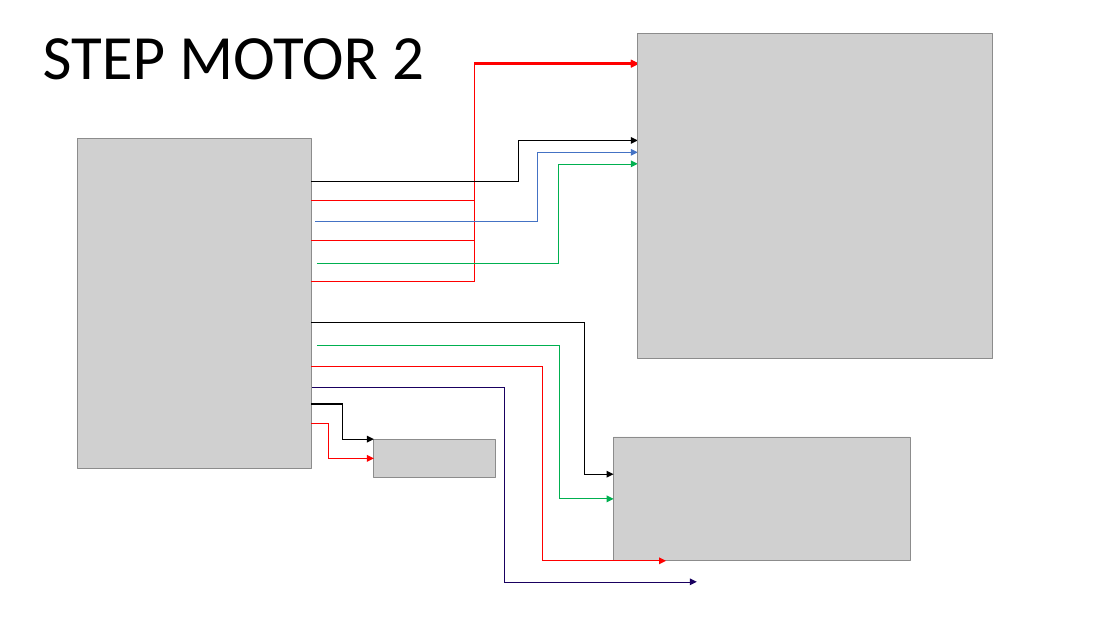
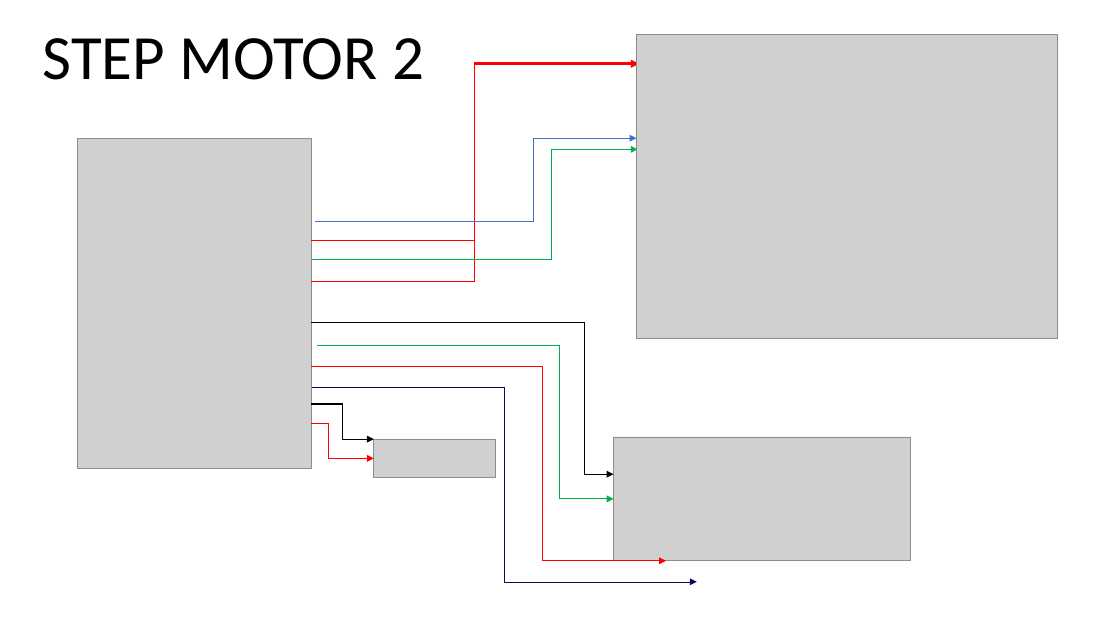
Before and after one commit to FreakJazz/ESP32-control-TB6600, a slide deck: slide 2 of connections/connections.pptx. Drawn at 1120x630 pixels with LibreOffice and Linux fonts; fonts in the diff are those of the drawing; grey boxes stand for pictures. Boxes give left, top, right and bottom in pixels: in the first picture for what was removed or moved away, otherwise in the second. Text is boxed around its words. In the diff, an @@ line names an element or a change of style, - is before the commit and + after.

```diff
--- a/connections/connections.pptx
+++ b/connections/connections.pptx
@@ picture: place and size @@
-picture at (638, 34, 992, 359)
+picture at (637, 34, 1058, 339)
@@ elbow arrow removed from (312, 201) to (638, 63) @@
@@ elbow arrow removed from (312, 181) to (638, 140) @@
@@ elbow arrow moved from (315, 221) - (638, 152) to (315, 221) - (637, 139) @@
@@ elbow arrow moved from (317, 263) - (638, 164) to (312, 260) - (638, 150) @@
```
Also in this commit, not shown: 2 other slides changed, 1 slide added, 2 other files.
